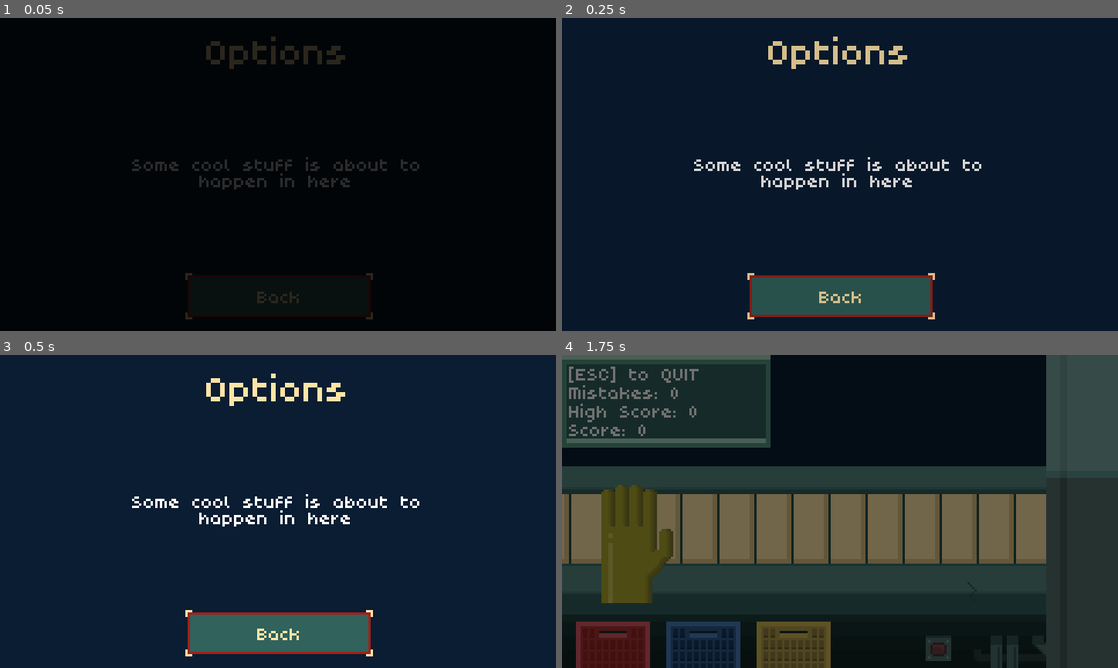
Above: before the commit, frames 1-4 (two rows, left to right).
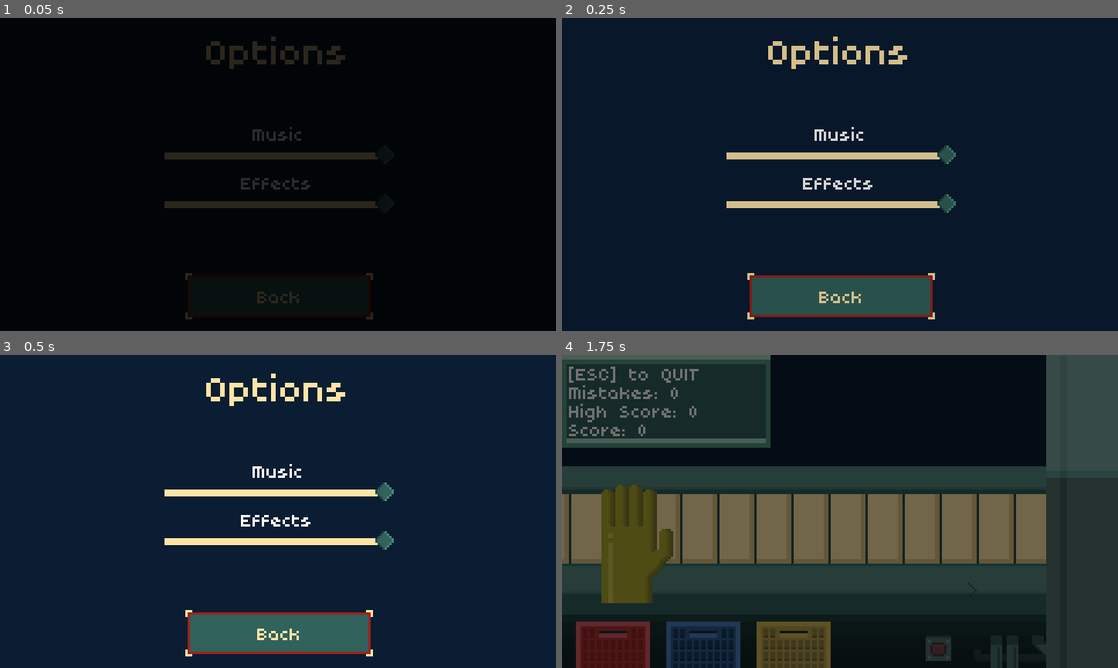
Above: after the commit, the same moments.

Repository: Byteron/piranha-bite
Game: Godot game, scene res://source/interface/menus/Options.tscn
The game is run twice, just before and just after one commit, with the same random seed, the same clock (stepped at 60 frames per second) and the same inputs. This scene is started directly instead of the project's main scene.
Inputs:
- Up to frame 1 (0.05 s): no input
- Up to frame 2 (0.25 s): no input
- Up to frame 3 (0.5 s): no input
- Up to frame 4 (1.75 s): click "Back" at 0.5 s; click "Play" at 1.25 s

The runs differ from the first frame. In frame 1, 2.8% of the frame differs, in the area x 23-76%, y 34-61%; in frame 2, 3.1%, in the area x 23-76%, y 34-63%; in frame 3, 3.1%; in frame 4, nothing differs.

Commit message:
sound options and other improvements / fixes

Diff:
--- a/graphics/themes/theme.tres
+++ b/graphics/themes/theme.tres
@@ -1,7 +1,24 @@
-[gd_resource type="Theme" load_steps=2 format=2]
+[gd_resource type="Theme" load_steps=4 format=2]
 
-[ext_resource path="res://graphics/fonts/poco/Poco.tres" type="DynamicFont" id=1]
+[ext_resource path="res://graphics/images/slider.png" type="Texture" id=1]
+[ext_resource path="res://graphics/fonts/poco/Poco.tres" type="DynamicFont" id=2]
+
+[sub_resource type="StyleBoxLine" id=1]
+content_margin_top = 0.0
+content_margin_bottom = 2.0
+color = Color( 1, 0.894118, 0.65098, 1 )
+grow_begin = -1.0
+grow_end = -1.0
+thickness = 3
 
 [resource]
-default_font = ExtResource( 1 )
-Label/fonts/ = null
+default_font = ExtResource( 2 )
+HSlider/icons/grabber = ExtResource( 1 )
+HSlider/icons/grabber_disabled = ExtResource( 1 )
+HSlider/icons/grabber_highlight = ExtResource( 1 )
+HSlider/icons/tick = ExtResource( 1 )
+HSlider/styles/focus = null
+HSlider/styles/grabber_area = SubResource( 1 )
+HSlider/styles/grabber_disabled = null
+HSlider/styles/grabber_highlight = null
+HSlider/styles/slider = SubResource( 1 )
--- a/source/core/Game.gd
+++ b/source/core/Game.gd
@@ -60,6 +60,5 @@
 func _on_Shop_mistake_made():
 	_mistake_made()
 
-func _on_FishCatcher_fish_missed(fish_type):
-	if not fish_type == Board.FISH_TYPE.PIRANHA:
-		_mistake_made()
+func _on_FishCatcher_fish_missed():
+	_mistake_made()
--- a/source/core/workbench/FishCatcher.gd
+++ b/source/core/workbench/FishCatcher.gd
@@ -1,7 +1,8 @@
 extends Position2D
 
-signal fish_missed(type)
+signal fish_missed
 
 func _on_Area2D_area_entered(area):
-	emit_signal("fish_missed", area.type)
+	if not area.type == Board.FISH_TYPE.PIRANHA:
+		emit_signal("fish_missed")
 	area.queue_free()
--- a/source/global/Board.gd
+++ b/source/global/Board.gd
@@ -28,17 +28,26 @@
 
 	var dict = parse_json(file.get_as_text())
 
-	score = dict.last_score
-	high_score = dict.high_score
+	score = dict.game.last_score
+	high_score = dict.game.high_score
+
+	AudioServer.set_bus_volume_db(1, dict.options.music_volume_db)
+	AudioServer.set_bus_volume_db(2, dict.options.effects_volume_db)
 
 	file.close()
 
 func _save_score_data():
 	var file = File.new()
-	var dict = {}
+	var dict = {
+		game = {},
+		options = {}
+	}
 
-	dict.high_score = high_score
-	dict.last_score = score
+	dict.game.high_score = high_score
+	dict.game.last_score = score
+
+	dict.options.music_volume_db = AudioServer.get_bus_volume_db(1)
+	dict.options.effects_volume_db = AudioServer.get_bus_volume_db(2)
 
 	file.open("user://score.save", File.WRITE)
 	file.store_string(to_json(dict))
--- a/source/interface/button/Button.tscn
+++ b/source/interface/button/Button.tscn
@@ -21,7 +21,7 @@
 
 [node name="AudioStreamPlayer" type="AudioStreamPlayer" parent="."]
 stream = ExtResource( 3 )
-volume_db = -15.0
+bus = "Sounds"
 
 [node name="NinePatchRect" type="NinePatchRect" parent="."]
 anchor_right = 1.0
--- a/source/interface/hud/HUD.gd
+++ b/source/interface/hud/HUD.gd
@@ -4,7 +4,11 @@
 onready var score = $Screen/Labels/VBoxContainer/Score
 onready var high_score = $Screen/Labels/VBoxContainer/HighScore
 
+onready var mistake_audio = $Screen/Labels/VBoxContainer/Mistakes/AudioStreamPlayer
+
 func update_mistakes(value):
+	if value != 0:
+		mistake_audio.play()
 	mistakes.text = "Mistakes: " + str(value)
 
 func update_score(value):
--- a/source/interface/hud/HUD.tscn
+++ b/source/interface/hud/HUD.tscn
@@ -1,8 +1,9 @@
-[gd_scene load_steps=4 format=2]
+[gd_scene load_steps=5 format=2]
 
 [ext_resource path="res://source/interface/hud/HUD.gd" type="Script" id=1]
 [ext_resource path="res://graphics/images/screen.png" type="Texture" id=2]
 [ext_resource path="res://graphics/themes/theme.tres" type="Theme" id=3]
+[ext_resource path="res://audio/sounds/missed.wav" type="AudioStream" id=4]
 
 [node name="HUD" type="CanvasLayer"]
 script = ExtResource( 1 )
@@ -36,6 +37,10 @@
 margin_bottom = 12.0
 text = "Mistakes:"
 
+[node name="AudioStreamPlayer" type="AudioStreamPlayer" parent="Screen/Labels/VBoxContainer/Mistakes"]
+stream = ExtResource( 4 )
+bus = "Sounds"
+
 [node name="HighScore" type="Label" parent="Screen/Labels/VBoxContainer"]
 margin_top = 16.0
 margin_right = 84.0
--- a/source/interface/menus/Options.gd
+++ b/source/interface/menus/Options.gd
@@ -1,4 +1,23 @@
 extends Control
+
+onready var music_audio = $CenterContainer/Content/Music/AudioStreamPlayer
+onready var effects_audio = $CenterContainer/Content/Effects/AudioStreamPlayer
+
+onready var music_slider = $CenterContainer/Content/Music/HSlider
+onready var effects_slider = $CenterContainer/Content/Effects/HSlider
+
+func _ready():
+	music_slider.value = AudioServer.get_bus_volume_db(1)
+	effects_slider.value = AudioServer.get_bus_volume_db(2)
 
 func _on_Back_pressed():
 	Scene.change(Scene.TitleScreen)
+
+func _on_MusicHSlider_value_changed(value):
+	AudioServer.set_bus_volume_db(1, value)
+	music_audio.play()
+
+
+func _on_EffectsHSlider_value_changed(value):
+	AudioServer.set_bus_volume_db(2, value)
+	effects_audio.play()
--- a/source/interface/menus/Options.tscn
+++ b/source/interface/menus/Options.tscn
@@ -1,8 +1,9 @@
-[gd_scene load_steps=4 format=2]
+[gd_scene load_steps=5 format=2]
 
 [ext_resource path="res://source/interface/menus/Menu.tscn" type="PackedScene" id=1]
 [ext_resource path="res://source/interface/menus/Options.gd" type="Script" id=2]
-[ext_resource path="res://source/interface/button/Button.tscn" type="PackedScene" id=3]
+[ext_resource path="res://audio/sounds/button.wav" type="AudioStream" id=3]
+[ext_resource path="res://source/interface/button/Button.tscn" type="PackedScene" id=4]
 
 [node name="Options" instance=ExtResource( 1 )]
 script = ExtResource( 2 )
@@ -11,19 +12,62 @@
 text = "Options"
 
 [node name="Content" parent="CenterContainer" index="0"]
-margin_left = 57.0
-margin_top = 39.0
-margin_right = 182.0
-margin_bottom = 50.0
+margin_left = 70.0
+margin_top = 32.0
+margin_right = 170.0
+margin_bottom = 58.0
 
-[node name="Label" type="Label" parent="CenterContainer/Content" index="0"]
-margin_right = 125.0
+[node name="Music" type="VBoxContainer" parent="CenterContainer/Content" index="0"]
+margin_right = 100.0
 margin_bottom = 11.0
-text = "Some cool stuff is about to
-happen in here"
+custom_constants/separation = 5
+
+[node name="Label" type="Label" parent="CenterContainer/Content/Music" index="0"]
+margin_right = 100.0
+margin_bottom = 4.0
+text = "Music"
 align = 1
 
-[node name="Back" parent="BackButton" index="0" instance=ExtResource( 3 )]
+[node name="HSlider" type="HSlider" parent="CenterContainer/Content/Music" index="1"]
+margin_top = 9.0
+margin_right = 100.0
+margin_bottom = 11.0
+rect_min_size = Vector2( 100, 0 )
+min_value = -72.0
+max_value = 0.0
+ticks_on_borders = true
+
+[node name="AudioStreamPlayer" type="AudioStreamPlayer" parent="CenterContainer/Content/Music" index="2"]
+stream = ExtResource( 3 )
+bus = "Music"
+
+[node name="Effects" type="VBoxContainer" parent="CenterContainer/Content" index="1"]
+margin_top = 15.0
+margin_right = 100.0
+margin_bottom = 26.0
+custom_constants/separation = 5
+
+[node name="Label" type="Label" parent="CenterContainer/Content/Effects" index="0"]
+margin_right = 100.0
+margin_bottom = 4.0
+text = "Effects"
+align = 1
+
+[node name="HSlider" type="HSlider" parent="CenterContainer/Content/Effects" index="1"]
+margin_top = 9.0
+margin_right = 100.0
+margin_bottom = 11.0
+rect_min_size = Vector2( 100, 0 )
+min_value = -72.0
+max_value = 0.0
+
+[node name="AudioStreamPlayer" type="AudioStreamPlayer" parent="CenterContainer/Content/Effects" index="2"]
+stream = ExtResource( 3 )
+bus = "Sounds"
+
+[node name="Back" parent="BackButton" index="0" instance=ExtResource( 4 )]
 margin_right = 80.0
 
+[connection signal="value_changed" from="CenterContainer/Content/Music/HSlider" to="." method="_on_MusicHSlider_value_changed"]
+[connection signal="value_changed" from="CenterContainer/Content/Effects/HSlider" to="." method="_on_EffectsHSlider_value_changed"]
 [connection signal="pressed" from="BackButton/Back" to="." method="_on_Back_pressed"]
--- a/source/interface/menus/TitleScreen.tscn
+++ b/source/interface/menus/TitleScreen.tscn
@@ -5,8 +5,7 @@
 [ext_resource path="res://graphics/images/fish/piranha-blue.png" type="Texture" id=3]
 [ext_resource path="res://source/interface/button/Button.tscn" type="PackedScene" id=4]
 
-
-[node name="TitleScreen" index="0" instance=ExtResource( 1 )]
+[node name="TitleScreen" instance=ExtResource( 1 )]
 script = ExtResource( 2 )
 
 [node name="Title" parent="." index="1"]
Binary file added: graphics/images/slider.png
Not shown, added: graphics/images/slider.png.import
